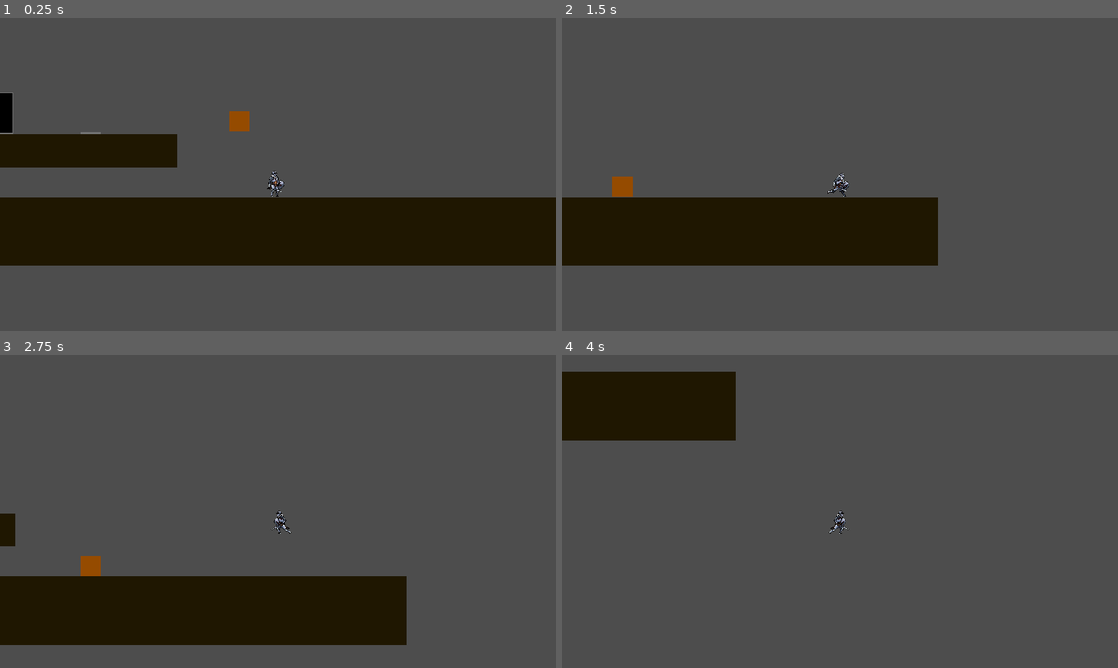
Above: before the commit, frames 1-4 (two rows, left to right).
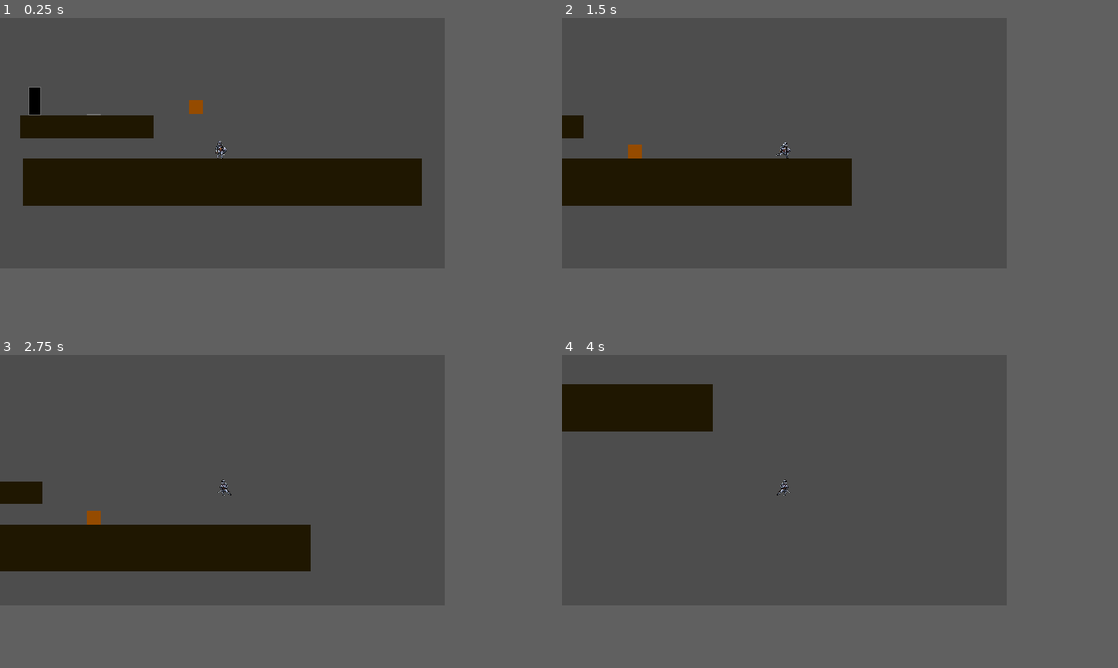
Above: after the commit, the same moments.

Repository: Darr3n2GG/Puzzle-Knight
Game: Godot game, scene res://Resources/scenes/test.tscn
The game is run twice, just before and just after one commit, with the same random seed, the same clock (stepped at 60 frames per second) and the same inputs. The project has no main scene, so this scene is started directly.
Inputs:
- Up to frame 1 (0.25 s): no input
- Up to frame 2 (1.5 s): hold D (right) from 0.53 s (still down); tap Shift (interact golem) at 0.6 s; tap Space (jump) at 0.77, 0.8, 1.07, 1.35 s
- Up to frame 3 (2.75 s): tap Space (jump) at 1.52, 1.82, 2.3 s; tap Shift (interact golem) at 1.55, 2.1 s; release D (right) at 2.03 s; hold A (left) from 2.03 s (still down)
- Up to frame 4 (4 s): release A (left) at 2.78 s; hold D (right) from 2.78 s (still down); tap Shift (interact golem) at 2.85 s; tap Space (jump) at 3.02, 3.32, 3.6, 3.77 s
The window is 800x450 before the commit and 640x360 after it. Grey fills any space a smaller window leaves; there, only what the larger window draws over its background counts as a difference.

The runs differ from the first frame. In frame 1, 33% of the frame differs, in the area x 0-100%, y 22-80%; in frame 2, 20%; in frame 3, 25%; in frame 4, 2.9%.

Commit message:
build 0.22
-tweaked collision and mask layers of golem,player,pressure plate and platform nodes.
-changed camera size to 1
-changed window viewport size and settings
-renamed ui node to HUD
-added names for physics layers
-added interaction of door with label text

Diff:
--- a/Characters/Player/player.tscn
+++ b/Characters/Player/player.tscn
@@ -233,5 +233,4 @@
 
 [node name="Camera" type="Camera2D" parent="."]
 position = Vector2(0, -9)
-zoom = Vector2(3.5, 3.5)
 position_smoothing_speed = 10.0
--- a/Characters/Player/playerMove.gd
+++ b/Characters/Player/playerMove.gd
@@ -14,7 +14,7 @@
 	if Input.is_action_pressed("reset"):
 		global_position = Vector2(0, -10)
 
-	if Input.is_action_just_pressed("jump") and is_on_floor() and golem.throwed == 0:
+	if Input.is_action_just_pressed("jump") and is_on_floor() and golem.throwed == false:
 		velocity.y = jump_vel
 
 	if Input.is_action_pressed("right"):
--- a/Characters/golem/golem.tscn
+++ b/Characters/golem/golem.tscn
@@ -5,6 +5,9 @@
 [sub_resource type="RectangleShape2D" id="RectangleShape2D_ycjrq"]
 
 [node name="Golem" type="CharacterBody2D"]
+collision_layer = 2
+collision_mask = 2
+platform_floor_layers = 4294967294
 script = ExtResource("1_gluog")
 
 [node name="CollisionShape2D" type="CollisionShape2D" parent="."]
--- a/Characters/golem/golemMove.gd
+++ b/Characters/golem/golemMove.gd
@@ -6,8 +6,8 @@
 @export var state = GolemStates.FOLLOW_STATE
 const JUMP_VEL : float = -300.0
 const SPEED : float = 200.0
-var carried = 0 #check if golem is JUST carried
-var throwed = 0 #check if golem is throwed
+var carried : bool #check if golem is JUST carried
+var throwed : bool #check if golem is throwed
 var dir : int
 var gravity = ProjectSettings.get_setting("physics/2d/default_gravity")
 
@@ -27,10 +27,10 @@
 		global_position.x += SPEED * dyn_dir * delta
 	elif state == GolemStates.CARRY_STATE:
 		global_position = Vector2(playerpos.x,playerpos.y - 30)
-	if not is_on_floor() and throwed == 1:
+	if not is_on_floor() and throwed == true:
 		global_position.x += SPEED * 1.25 * dir * delta
 	else:
-		throwed = 0
+		throwed = false
 		dir = 0
 	move_and_slide()
 
@@ -40,13 +40,15 @@
 		if Input.is_action_just_pressed("interact golem") and state != GolemStates.CARRY_STATE:
 			timer.start()
 		elif Input.is_action_just_released("interact golem"):
-			if carried == 0:
-				change_state(GolemStates.SOLID_STATE if state ==GolemStates.FOLLOW_STATE else GolemStates.FOLLOW_STATE)
+			if carried == false:
+				change_state(GolemStates.SOLID_STATE if state == GolemStates.FOLLOW_STATE else GolemStates.FOLLOW_STATE)
+			elif carried == true and timer.time_left == 0:
+				change_state(GolemStates.FOLLOW_STATE)
 			timer.stop()
 		elif Input.is_action_just_pressed("jump") and state == GolemStates.CARRY_STATE:
 			change_state(GolemStates.SOLID_STATE)
 			velocity.y = JUMP_VEL
-			throwed = 1
+			throwed = true
 
 func change_state(stated):
 	state = stated
@@ -54,7 +56,7 @@
 	set_collision_layer_value(1 if stated != GolemStates.FOLLOW_STATE else 2,1)
 	set_collision_mask_value(2 if stated != GolemStates.FOLLOW_STATE else 1,0)
 	set_collision_mask_value(1 if stated != GolemStates.FOLLOW_STATE else 2,1)
-	carried = 0 if stated != GolemStates.CARRY_STATE else 1
+	carried = false if stated != GolemStates.CARRY_STATE else true
 
 func _on_timer_timeout():
 	change_state(GolemStates.CARRY_STATE)
--- a/UI/ui.tscn
+++ b/HUD/HUD.tscn
@@ -1,6 +1,7 @@
 [gd_scene format=3 uid="uid://6gagttvchcj3"]
 
-[node name="UI" type="CanvasLayer"]
+[node name="HUD" type="CanvasLayer"]
+follow_viewport_enabled = true
 
 [node name="Control" type="Control" parent="."]
 layout_mode = 3
--- a/Puzzle Interactables/Exit Door/Exit_Door.tscn
+++ b/Puzzle Interactables/Exit Door/Exit_Door.tscn
@@ -10,11 +10,11 @@
 scale = Vector2(0.0306522, 0.606467)
 script = ExtResource("1_l6fb1")
 
-[node name="Area" type="Area2D" parent="."]
+[node name="Area_Door" type="Area2D" parent="."]
 collision_layer = 3
 collision_mask = 3
 
-[node name="CollisionShape2D" type="CollisionShape2D" parent="Area"]
+[node name="CollisionShape2D" type="CollisionShape2D" parent="Area_Door"]
 position = Vector2(-0.5, 33.5)
 shape = SubResource("RectangleShape2D_v1ix0")
 
--- a/Puzzle Interactables/Exit Door/Open_door.gd
+++ b/Puzzle Interactables/Exit Door/Open_door.gd
@@ -1,7 +1,9 @@
 extends Node2D
 @onready var door = $Shape2D2
-@onready var text =  get_parent().get_node("UI/Control/Label")
+@onready var text = get_parent().get_node("HUD/Control/Label")
 
-func _on_area_body_entered(_body):
+func _on_area_pp_body_entered(_body):
 	door.color = Color(255,255,255)
+
+func _on_area_door_body_entered(_body):
 	text.visible = true
--- a/Puzzle Interactables/pressure plate/pressure_plate.tscn
+++ b/Puzzle Interactables/pressure plate/pressure_plate.tscn
@@ -30,11 +30,11 @@
 scale = Vector2(0.0351225, 0.0296857)
 script = ExtResource("1_n07f1")
 
-[node name="Area" type="Area2D" parent="."]
-collision_layer = 3
-collision_mask = 3
+[node name="Area_pp" type="Area2D" parent="."]
+collision_layer = 0
+collision_mask = 11
 
-[node name="CollisionShape2D" type="CollisionShape2D" parent="Area"]
+[node name="CollisionShape2D" type="CollisionShape2D" parent="Area_pp"]
 position = Vector2(-0.5, 33.5)
 shape = SubResource("RectangleShape2D_v1ix0")
 
@@ -49,5 +49,5 @@
 "": SubResource("AnimationLibrary_0d8k6")
 }
 
-[connection signal="body_entered" from="Area" to="." method="_on_area_body_entered"]
-[connection signal="body_exited" from="Area" to="." method="_on_area_body_exited"]
+[connection signal="body_entered" from="Area_pp" to="." method="_on_area_body_entered"]
+[connection signal="body_exited" from="Area_pp" to="." method="_on_area_body_exited"]
--- a/Resources/Platform/platform nodes.tscn
+++ b/Resources/Platform/platform nodes.tscn
@@ -8,7 +8,8 @@
 [node name="floor" type="Node2D"]
 
 [node name="Polygon2D" type="StaticBody2D" parent="."]
-collision_layer = 3
+collision_layer = 7
+collision_mask = 0
 physics_material_override = SubResource("PhysicsMaterial_sdppy")
 
 [node name="CollisionShape2D" type="CollisionShape2D" parent="Polygon2D"]
--- a/Resources/scenes/test.tscn
+++ b/Resources/scenes/test.tscn
@@ -5,15 +5,12 @@
 [ext_resource type="PackedScene" uid="uid://bghlqie32d02s" path="res://Puzzle Interactables/pressure plate/pressure_plate.tscn" id="3_bqmdb"]
 [ext_resource type="PackedScene" uid="uid://db7y1wj8h4wcq" path="res://Resources/Platform/platform nodes.tscn" id="3_p8qfj"]
 [ext_resource type="PackedScene" uid="uid://dcuhx8lvw2h2c" path="res://Puzzle Interactables/Exit Door/Exit_Door.tscn" id="5_oykru"]
-[ext_resource type="PackedScene" uid="uid://6gagttvchcj3" path="res://UI/ui.tscn" id="6_ei0hk"]
+[ext_resource type="PackedScene" uid="uid://6gagttvchcj3" path="res://HUD/HUD.tscn" id="6_ei0hk"]
 
 [node name="test" type="Node2D"]
 
 [node name="Golem" parent="." instance=ExtResource("2_pdniy")]
 position = Vector2(-38, -107)
-collision_layer = 2
-collision_mask = 2
-platform_floor_layers = 4294967294
 
 [node name="Player" parent="." instance=ExtResource("1_8egep")]
 position = Vector2(0, -15)
@@ -37,18 +34,18 @@
 position = Vector2(-195, -62)
 scale = Vector2(0.333454, 0.483429)
 
-[node name="UI" parent="." instance=ExtResource("6_ei0hk")]
-follow_viewport_enabled = true
+[node name="HUD" parent="." instance=ExtResource("6_ei0hk")]
 
-[node name="Label" parent="UI/Control" index="0"]
+[node name="Label" parent="HUD/Control" index="0"]
 visible = false
 offset_left = -315.0
-offset_top = -142.0
+offset_top = -139.0
 offset_right = -229.0
-offset_bottom = -116.0
+offset_bottom = -113.0
 
-[connection signal="body_entered" from="pressure plate/Area" to="Exit Door" method="_on_area_body_entered"]
+[connection signal="body_entered" from="pressure plate/Area_pp" to="Exit Door" method="_on_area_pp_body_entered"]
+[connection signal="body_entered" from="Exit Door/Area_Door" to="Exit Door" method="_on_area_door_body_entered"]
 
 [editable path="pressure plate"]
 [editable path="Exit Door"]
-[editable path="UI"]
+[editable path="HUD"]
--- a/project.godot
+++ b/project.godot
@@ -16,8 +16,9 @@
 
 [display]
 
-window/size/viewport_width=1920
-window/size/viewport_height=1080
+window/size/viewport_width=640
+window/size/viewport_height=360
+window/size/mode=2
 window/stretch/mode="canvas_items"
 
 [gui]
@@ -57,6 +58,8 @@
 
 2d_physics/layer_1="player"
 2d_physics/layer_2="golem"
+2d_physics/layer_3="world"
+2d_physics/layer_4="puzzle interactables"
 
 [rendering]
 
